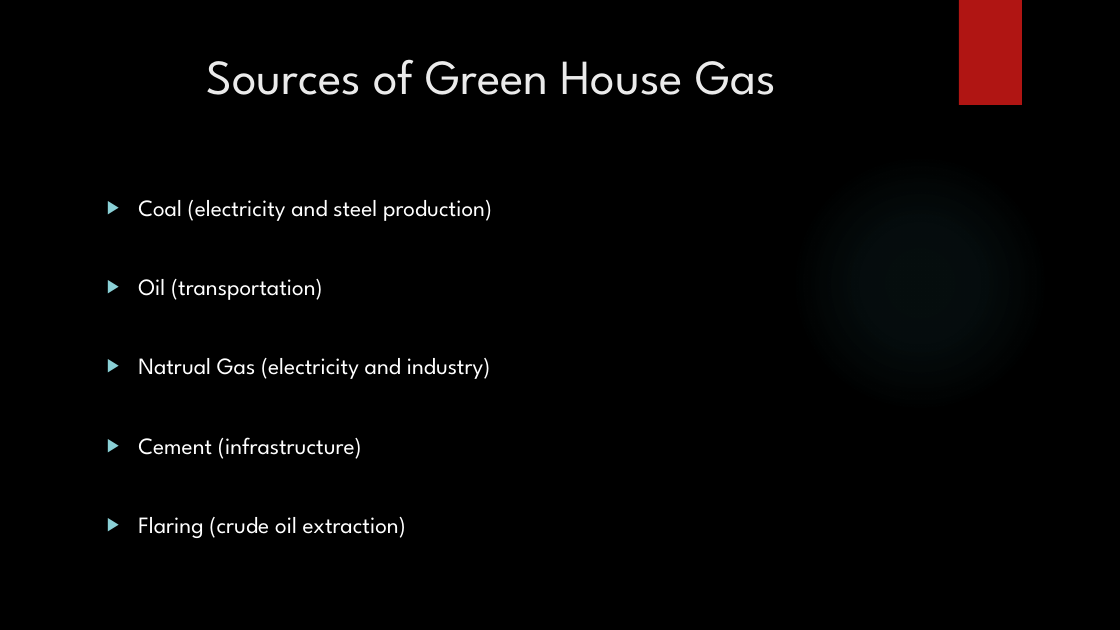
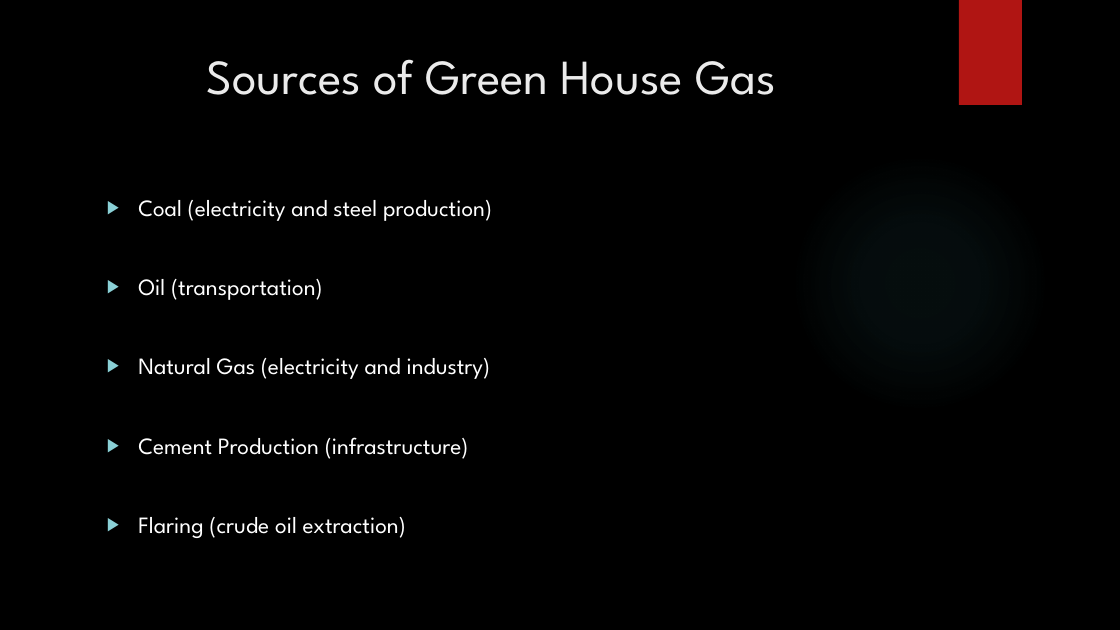
Before and after one commit to WMcWilliams15/NSS-Capstone, a slide deck: slide 12 of Power_Point/The Great Acceleration.pptx. Drawn at 1120x630 pixels with LibreOffice and Linux fonts; fonts in the diff are those of the drawing; background and template pictures are left out. Boxes give left, top, right and bottom in pixels: in the first picture for what was removed or moved away, otherwise in the second. Text is boxed around its words. In the diff, an @@ line names an element or a change of style, - is before the commit and + after.

```diff
--- a/Power_Point/The Great Acceleration.pptx
+++ b/Power_Point/The Great Acceleration.pptx
@@ text at [138, 358, 491, 459]: text changed @@
-▶ Natrual Gas (electricity and industry)
-▶ Cement (infrastructure)
+▶ Natural Gas (electricity and industry)
+▶ Cement Production (infrastructure)
```
Also in this commit, not shown: 7 other slides changed, 1 slide added, 1 slide removed, 34 other files.
